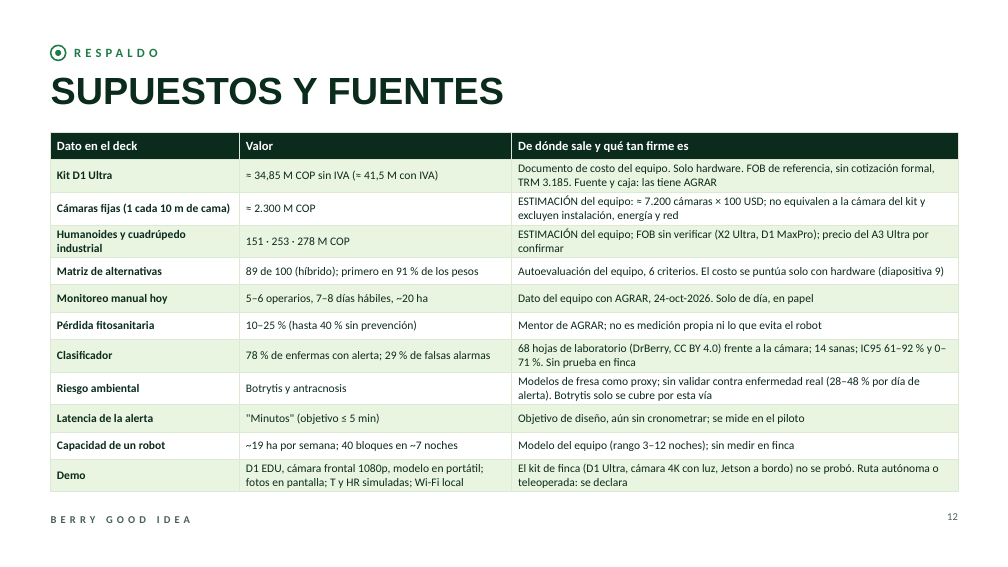
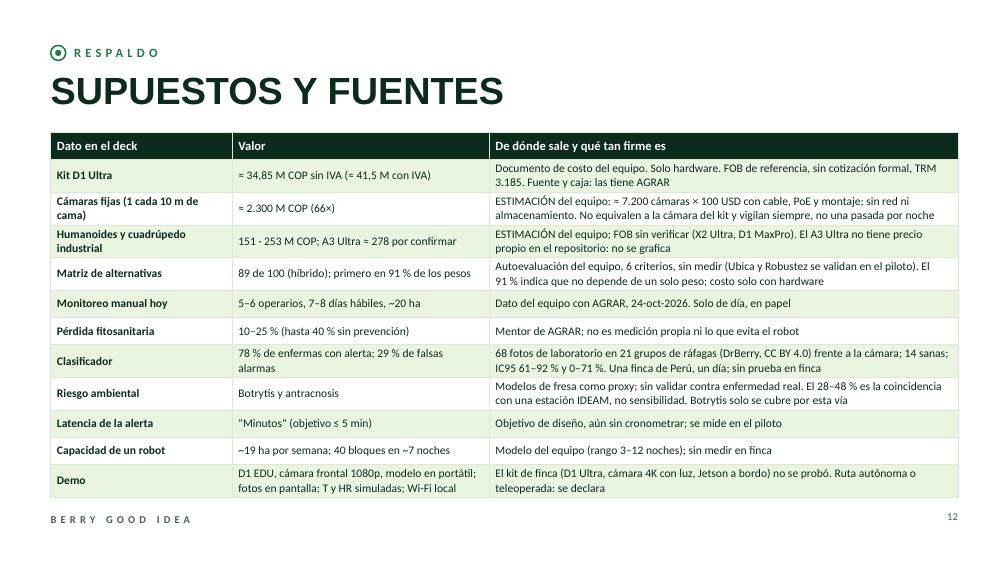
Before and after one commit to SantiagoSantafe/sabanahack2027, a slide deck: slide 12 of presentacion/BerryGoodIdea_pitch.pptx. Drawn at 1008x567 pixels with LibreOffice and Linux fonts; fonts in the diff are those of the drawing; background and template pictures are left out. Boxes give left, top, right and bottom in pixels: in the first picture for what was removed or moved away, otherwise in the second. Text is boxed around its words. In the diff, an @@ line names an element or a change of style, - is before the commit and + after.

```diff
--- a/presentacion/BerryGoodIdea_pitch.pptx
+++ b/presentacion/BerryGoodIdea_pitch.pptx
@@ table at [51, 132, 958, 498] @@
-row 3, column 2: ≈ 2.300 M COP
+row 3, column 2: ≈ 2.300 M COP (66×)
-row 3, column 3: ESTIMACIÓN del equipo: ≈ 7.200 cámaras × 100 USD; no equivalen a la cámara del kit y excluyen instalación, energía y red
+row 3, column 3: ESTIMACIÓN del equipo: ≈ 7.200 cámaras × 100 USD con cable, PoE y montaje; sin red ni almacenamiento. No equivalen a la cámara del kit y vigilan siempre, no una pasada por noche
-row 4, column 2: 151 · 253 · 278 M COP
+row 4, column 2: 151 · 253 M COP; A3 Ultra ≈ 278 por confirmar
-row 4, column 3: ESTIMACIÓN del equipo; FOB sin verificar (X2 Ultra, D1 MaxPro); precio del A3 Ultra por confirmar
+row 4, column 3: ESTIMACIÓN del equipo; FOB sin verificar (X2 Ultra, D1 MaxPro). El A3 Ultra no tiene precio propio en el repositorio: no se grafica
-row 5, column 3: Autoevaluación del equipo, 6 criterios. El costo se puntúa solo con hardware (diapositiva 9)
+row 5, column 3: Autoevaluación del equipo, 6 criterios, sin medir (Ubica y Robustez se validan en el piloto). El 91 % indica que no depende de un solo peso; costo solo con hardware
-row 8, column 3: 68 hojas de laboratorio (DrBerry, CC BY 4.0) frente a la cámara; 14 sanas; IC95 61–92 % y 0–71 %. Sin prueba en finca
+row 8, column 3: 68 fotos de laboratorio en 21 grupos de ráfagas (DrBerry, CC BY 4.0) frente a la cámara; 14 sanas; IC95 61–92 % y 0–71 %. Una finca de Perú, un día; sin prueba en finca
-row 9, column 3: Modelos de fresa como proxy; sin validar contra enfermedad real (28–48 % por día de alerta). Botrytis solo se cubre por esta vía
+row 9, column 3: Modelos de fresa como proxy; sin validar contra enfermedad real. El 28–48 % es la coincidencia con una estación IDEAM, no sensibilidad. Botrytis solo se cubre por esta vía
```
Also in this commit, not shown: 8 other slides changed, 11 other files.
